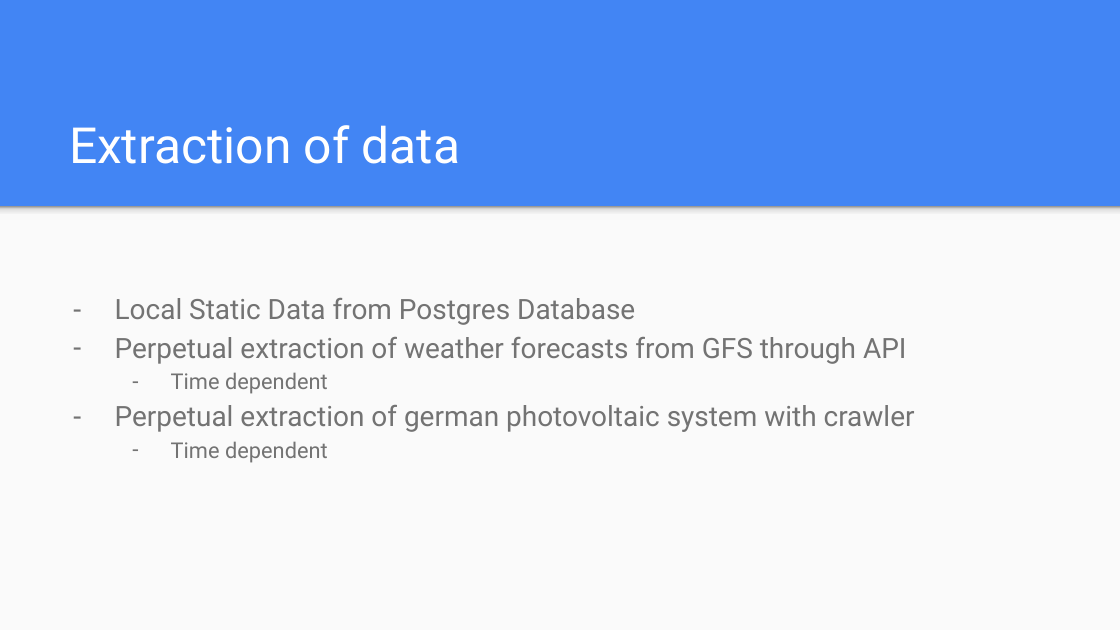
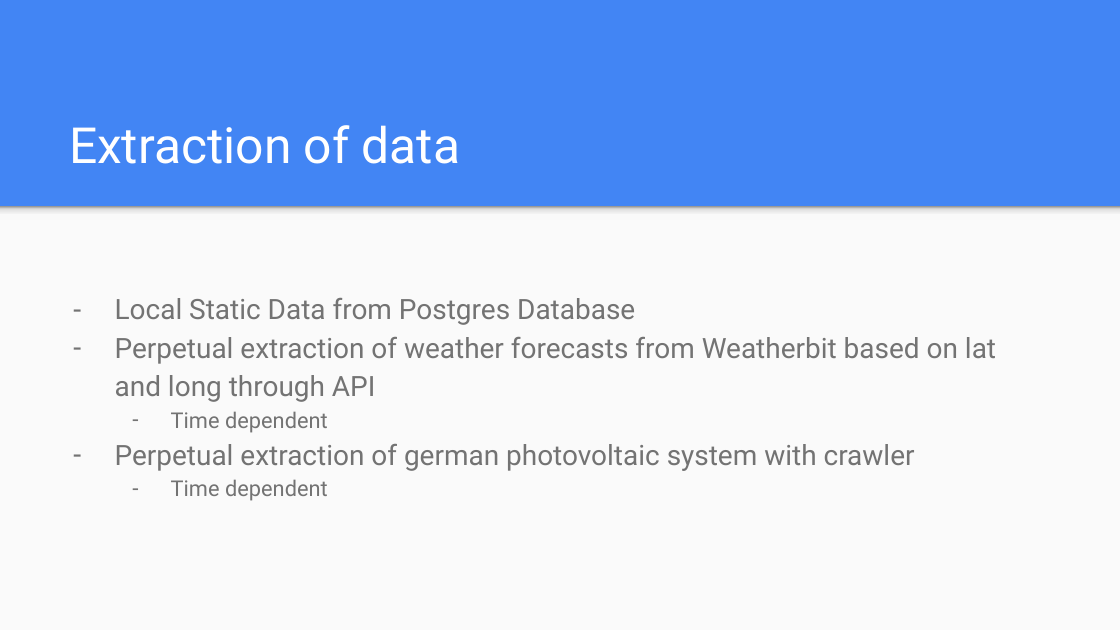
Before and after one commit to risto-trajanov/photovoltaic-system-modeling, a slide deck: slide 6 of Data Mining Presentation.pptx. Drawn at 1120x630 pixels with LibreOffice and Linux fonts; fonts in the diff are those of the drawing. Boxes give left, top, right and bottom in pixels: in the first picture for what was removed or moved away, otherwise in the second. Text is boxed around its words. In the diff, an @@ line names an element or a change of style, - is before the commit and + after.

```diff
--- a/Data Mining Presentation.pptx
+++ b/Data Mining Presentation.pptx
@@ text at (x1=115, y1=337, x2=996, y2=402): text changed @@
-– Perpetual extraction of weather forecasts from GFS through API
+– Perpetual extraction of weather forecasts from Weatherbit based on lat and long through API
```
Also in this commit, not shown: 1 other slide changed.
